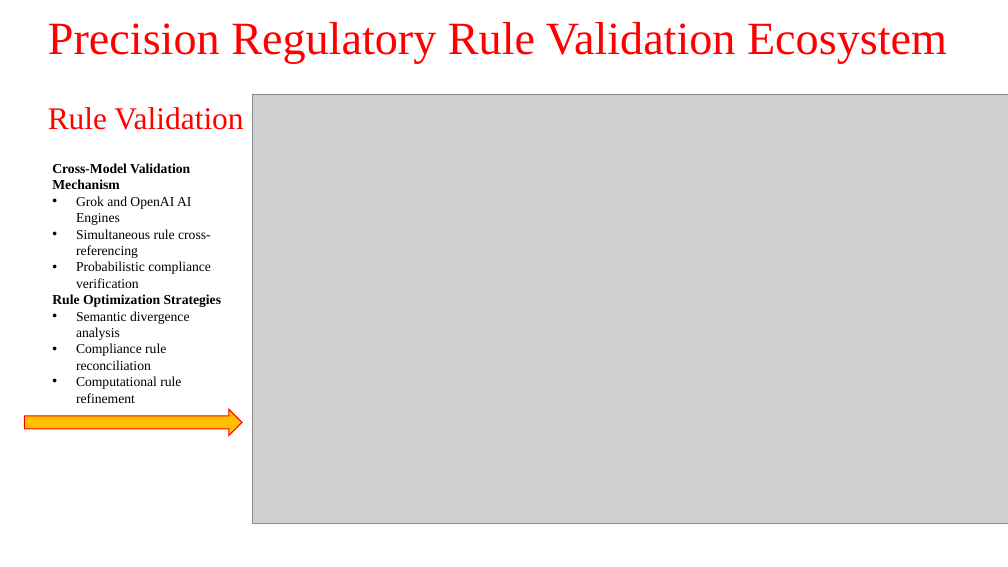
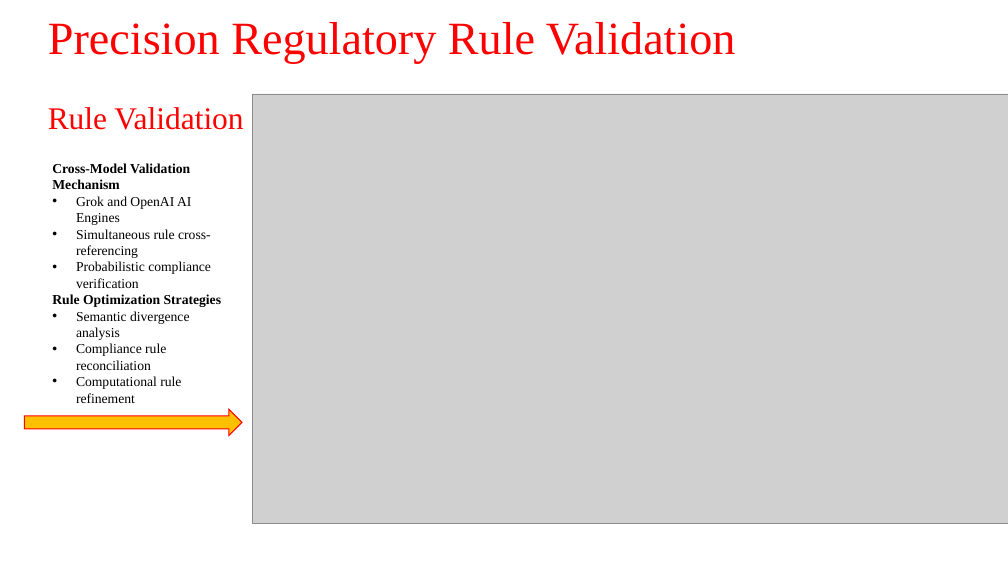
Before and after one commit to ewfx/gaidp-to-w-w, a slide deck: slide 7 of artifacts/demo/Gen_AI_Data Profiling.pptx. Drawn at 1008x567 pixels with LibreOffice and Linux fonts; fonts in the diff are those of the drawing; grey boxes stand for pictures. Boxes give left, top, right and bottom in pixels: in the first picture for what was removed or moved away, otherwise in the second. Text is boxed around its words. In the diff, an @@ line names an element or a change of style, - is before the commit and + after.

```diff
--- a/artifacts/demo/Gen_AI_Data Profiling.pptx
+++ b/artifacts/demo/Gen_AI_Data Profiling.pptx
@@ title at box(48, 22, 736, 63): text changed @@
-Precision Regulatory Rule Validation Ecosystem
+Precision Regulatory Rule Validation
```
Also in this commit, not shown: 1 other slide changed, 1 slide added, 1 slide removed.
